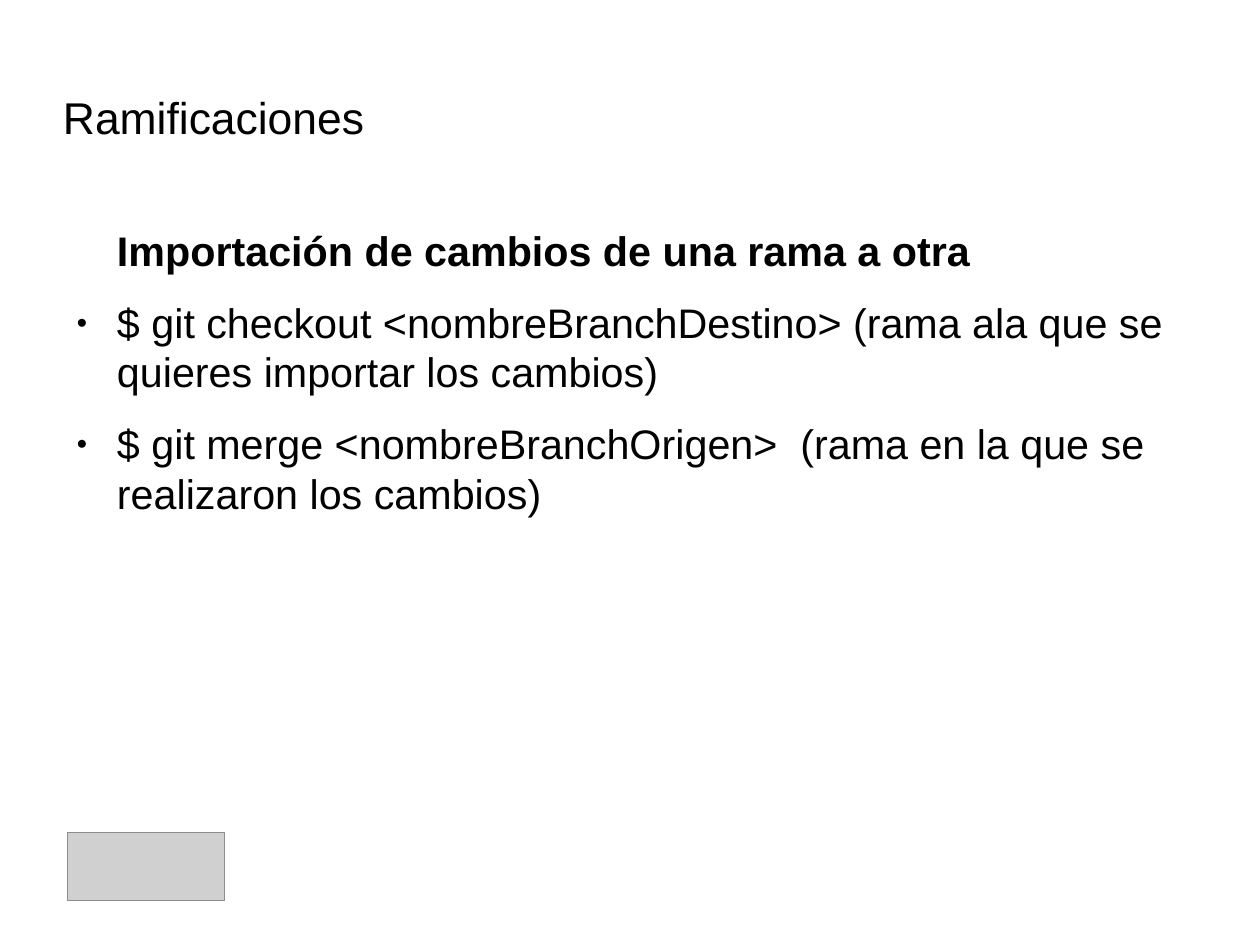
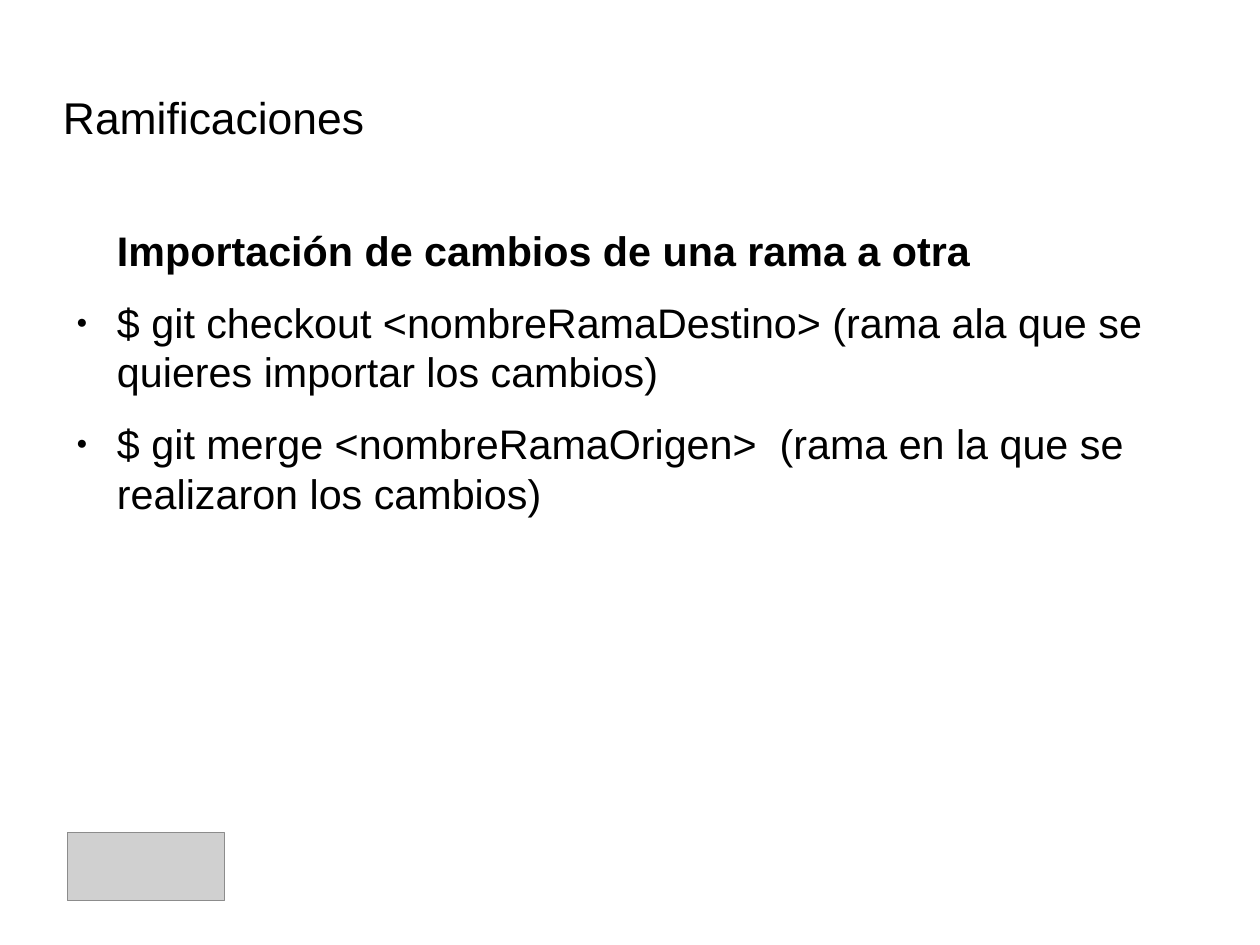
Before and after one commit to IllanPedro/Hardware, a slide deck: slide 46 of CursoGIT,GITHUB,SOURCETREE/Precentacion_Git.odp. Drawn at 1260x945 pixels with LibreOffice and Linux fonts; fonts in the diff are those of the drawing; grey boxes stand for pictures; background and template pictures are left out. Boxes give left, top, right and bottom in pixels: in the first picture for what was removed or moved away, otherwise in the second. Text is boxed around its words. In the diff, an @@ line names an element or a change of style, - is before the commit and + after.

```diff
--- a/CursoGIT,GITHUB,SOURCETREE/Precentacion_Git.odp
+++ b/CursoGIT,GITHUB,SOURCETREE/Precentacion_Git.odp
@@ text at box(117, 308, 1142, 517): text changed @@
-● $ git checkout <nombreBranchDestino> (rama ala que se quieres importar los cambios)
-● $ git merge <nombreBranchOrigen> (rama en la que se realizaron los cambios)
+● $ git checkout <nombreRamaDestino> (rama ala que se quieres importar los cambios)
+● $ git merge <nombreRamaOrigen> (rama en la que se realizaron los cambios)
```
Also in this commit, not shown: 1 other slide changed.
